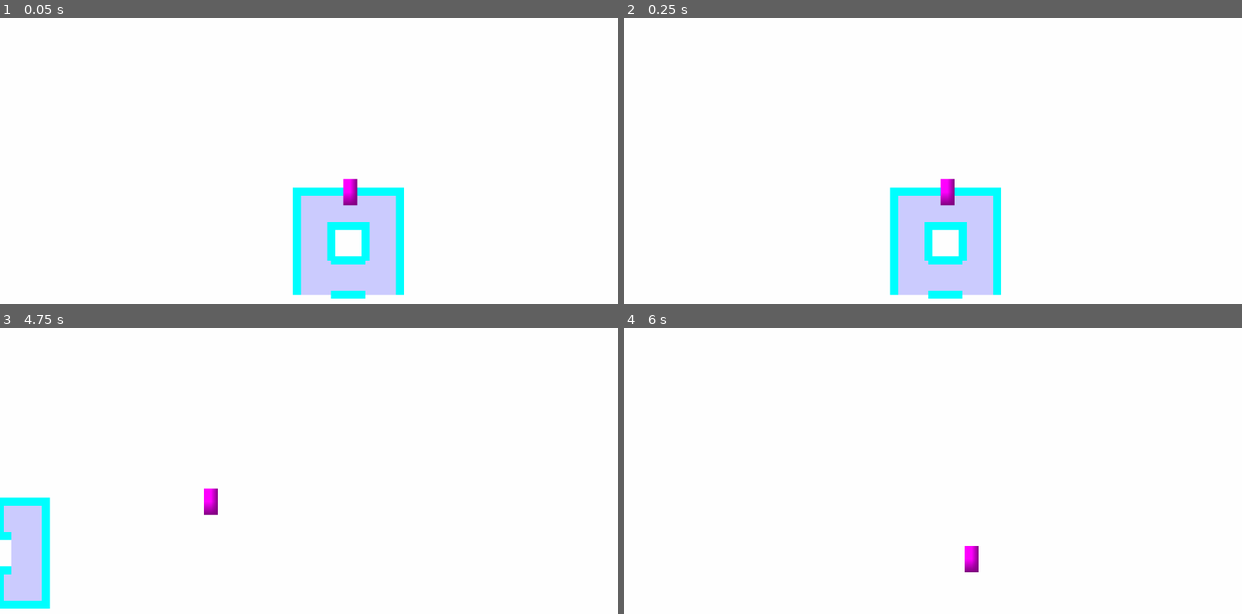
Above: before the commit, frames 1-4 (two rows, left to right).
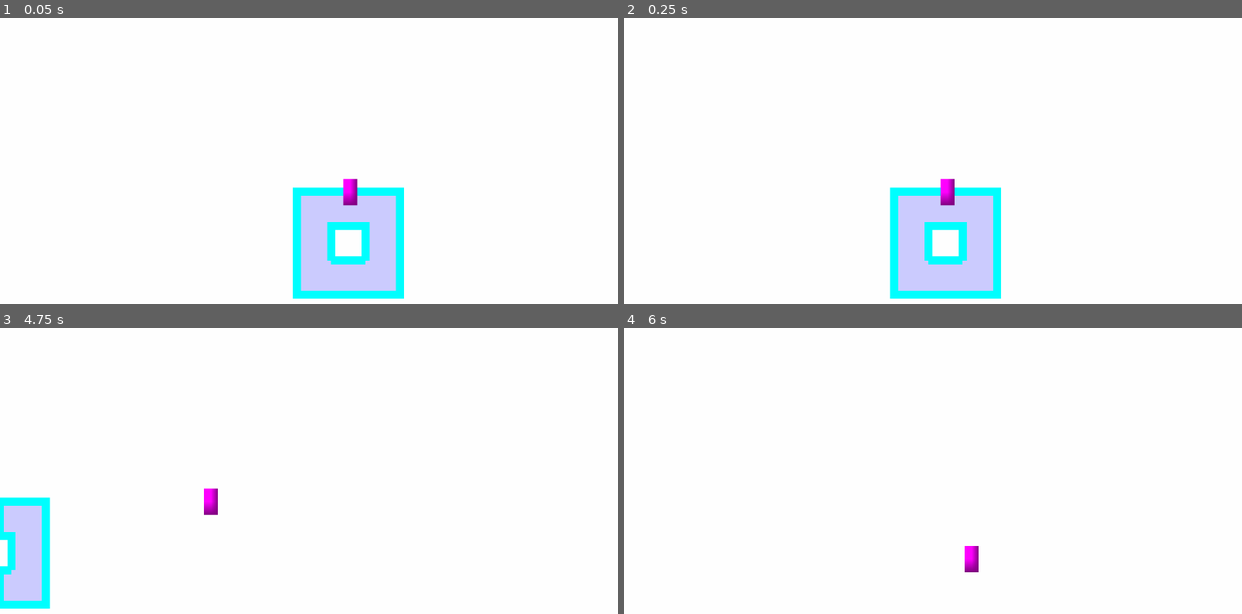
Above: after the commit, the same moments.

Repository: kit-solent/refrigerate
Game: Godot game, scene res://core/ingame.tscn
Two runs of this game, one before a commit and one after it. Both use one fixed random seed, a clock stepped at 60 frames per second and the inputs below. Sound files missing from this copy of the repository are replaced by a short silence.
Inputs (mouse positions are in pixels of both pictures, inside the frame that each line leads up to):
- Up to frame 1 (0.05 s): no input
- Up to frame 2 (0.25 s): no input
- Up to frame 3 (4.75 s): move the mouse to (444, 485) at 0.52 s; hold Right (player right) 0.53-1.28 s; move the mouse to (185, 519) at 1.27 s; hold Down (player backward) 1.28-2.03 s; move the mouse to (370, 425) at 2.02 s; hold Right (player right) 2.03-2.78 s; move the mouse to (278, 571) at 2.77 s; hold Up (player forward) 2.78-3.53 s; move the mouse to (494, 553) at 3.52 s; hold Left (player left) from 3.53 s (still down); move the mouse to (123, 450) at 4.27 s
- Up to frame 4 (6 s): move the mouse to (963, 502) at 5.02 s; release Left (player left) at 5.03 s; hold Down (player backward) 5.03-5.78 s; move the mouse to (840, 413) at 5.77 s; hold Right (player right) from 5.78 s (still down)

The runs differ from the first frame. In frame 1, 0.3% of the frame differs, in the area x 47-66%, y 95-99%; in frame 2, 0.3%; in frame 3, 0.2%; in frame 4, nothing differs.

Commit message:
SaveBot commit at 2026-02-07 10:36:23

Diff:
--- a/core/tools.gd
+++ b/core/tools.gd
@@ -229,7 +229,7 @@
 	var new_polygons:Array[PackedVector2Array] = []
 	for polygon in merged_polygons:
 		# decolinearise_line works just as well on polygons.
-		new_polygons.append(decolinearise_line(polygon))
+		new_polygons.append(decolinearise_line(polygon, true))
 
 	return new_polygons
 
@@ -347,12 +347,12 @@
 
 	return true
 
-func decolinearise_line(line:PackedVector2Array) -> PackedVector2Array:
+func decolinearise_line(line:PackedVector2Array, ends_join:bool = false) -> PackedVector2Array:
 	"""
 	Removes any points that are colinear with their neibours from the line as they are redundant
-	and have no effect on the shape of the line. This method assumes that the last point of the
-	line is connected to the first point and will remove end points if they are colinear with
-	their wrapped neibours.
+	and have no effect on the shape of the line. If `ends_join` is true then the method will
+	treat the line as if its ends are joined to eachother as with a polygon and will remove
+	redundant endpoints accordingly.
 	"""
 	if len(line) < 3:
 		return line
@@ -371,11 +371,12 @@
 	new.append(line[-1])
 
 	# check the first and last points
-	if are_colinear(PackedVector2Array([new[-1], new[0], new[1]]), true):
-		new.remove_at(0)
-	if are_colinear(PackedVector2Array([new[-2], new[-1], new[0]]), true):
-		# remove_at doesn't support negative indices.
-		new.remove_at(new.size() - 1)
+	if ends_join:
+		if are_colinear(PackedVector2Array([new[-1], new[0], new[1]]), true):
+			new.remove_at(0)
+		if are_colinear(PackedVector2Array([new[-2], new[-1], new[0]]), true):
+			# remove_at doesn't support negative indices.
+			new.remove_at(new.size() - 1)
 
 	return new
 
@@ -1155,17 +1156,13 @@
 	# split the lines into segments.
 	lines = segment_lines(lines).duplicate()
 
-	print_nth("merging segments: "+str(lines))
 
 	var new_lines:Array[PackedVector2Array] = []
 	while len(lines): # while we have at least one line left
 		var segment = lines.pop_back() # faster than pop_front because indices don't have to be updated
-		print_nth("    new lines is now: "+str(new_lines))
-		print_nth("####performing pass with: "+str(segment))
 
 		# remove 0 length segments by not adding them to the new_lines array
 		if segment[0] == segment[1]:
-			print_nth("    skipping 0 length segment")
 			continue
 
 		# used to carry continue statments through two nested loops
@@ -1178,13 +1175,11 @@
 			# if all of the line got clipped then continue
 			if len(clip)==0:
 				cont = true
-				print_nth("    all of the line overlaps with other lines")
 				break
 
 			# if we get two resultant segments then keep working
 			# with one of them and just do the other one next.
 			if len(clip) == 2:
-				print_nth("    (adding the other half of the split to the array.)")
 				lines.append(clip[1])
 
 			segment = clip[0]
@@ -1209,8 +1204,6 @@
 				# keep looping until we find 2 ends to join or we run out of lines to check.
 				break
 
-		print_nth("    found "+str(len(joined_lines))+" joined lines to merge")
-
 		if len(joined_lines) == 0:
 			# if the segment doesn't share endpoints with any lines then don't do any merging.
 			pass
@@ -1232,33 +1225,24 @@
 				new_lines[index].append(segment_point)
 			continue
 		else:
-			print_nth("IN THE THANG WITH DA JOINING OF 2 LINES IN THE MIDDLE.")
 			# if the segment joines two lines in the middle then we add the 1st line to the 2nd.
 			var index1 = joined_lines[0][0]
 			var index2 = joined_lines[1][0]
 			var line_end1 = joined_lines[0][1]
 			var line_end2 = joined_lines[1][1]
 
-			print_nth(new_lines[index1])
-			print_nth(new_lines[index2])
-			print_nth(line_end1)
-			print_nth(line_end2)
-
 			# if the first line joins from its end then flip it.
 			if line_end1 == -1:
-				print_nth("first line joins from its end")
 				new_lines[index1].reverse()
 
 			# if the 2nd line joins from it's first point then flip it before appending.
 			# NOTE: This reversing does not get undone but that shouldn't matter
 			# as the direction of the line isn't important.
 			if line_end2 == 0:
-				print_nth("second line joins from the first point.")
 				new_lines[index2].reverse()
 
 			# add the lines together and remove the newly redundant one.
 			new_lines[index2].append_array(new_lines[index1])
-			print_nth("adding line 1 to line 2 to get: "+str(new_lines[index2]))
 			new_lines.remove_at(index1)
 
 			continue
@@ -1267,13 +1251,10 @@
 		# just add it as a new line.
 		new_lines.append(segment)
 
-	print_nth("returning merged lines YEEEEEE: "+str(new_lines))
-
 	var new_lines_temp:Array[PackedVector2Array] = []
 	for line in new_lines:
 		new_lines_temp.append(decolinearise_line(line))
 
-	print_nth("returning merged lines: "+str(new_lines_temp))
 
 	return new_lines_temp
 
@@ -1303,10 +1284,9 @@
 	"""
 	var temp:Array[PackedVector2Array] = []
 	for polygon in polygons:
-		temp.append(decolinearise_line(make_line_unique(polygon)))
+		temp.append(decolinearise_line(make_line_unique(polygon), true))
 	polygons = temp
 
-	print(polygons)
 
 	var all_overlaps:Array[Array] = []
 	for count in range(len(polygons)):
